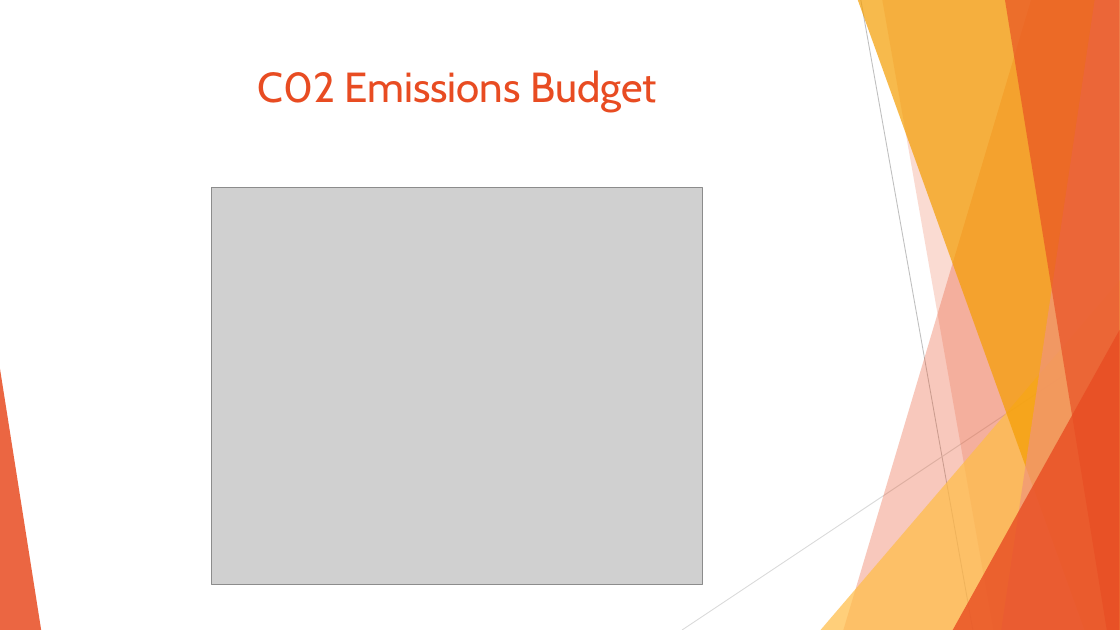
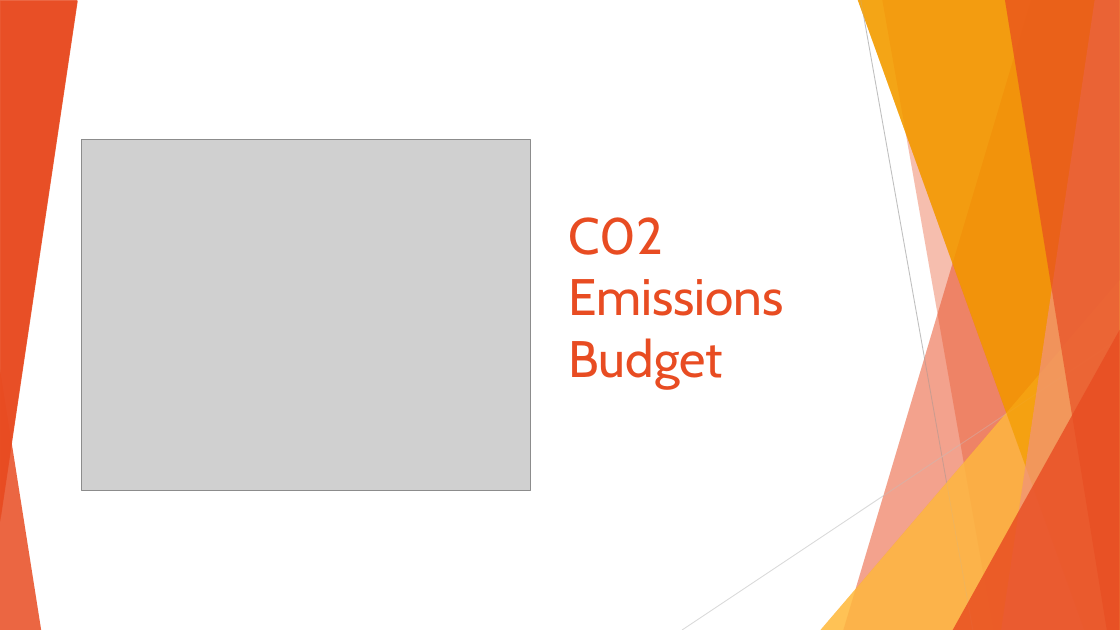
Before and after one commit to treybourgeois/nss_capstone_2021, a slide deck: slide 15 of data2/capstone_presentation.pptx. Drawn at 1120x630 pixels with LibreOffice and Linux fonts; fonts in the diff are those of the drawing; grey boxes stand for pictures. Boxes give left, top, right and bottom in pixels: in the first picture for what was removed or moved away, otherwise in the second. Text is boxed around its words. In the diff, an @@ line names an element or a change of style, - is before the commit and + after.

```diff
--- a/data2/capstone_presentation.pptx
+++ b/data2/capstone_presentation.pptx
@@ group added at bbox=[0, 0, 1120, 630]: 5 freeform shapes, 3 triangles, 2 lines @@
@@ triangle added at bbox=[0, 1, 77, 522], fill #E84C22 at 85% opacity @@
@@ line removed from (861, 0) to (973, 630) @@
@@ title "C02 Emissions Budget": place and size @@
-title "C02 Emissions Budget" at bbox=[257, 70, 657, 112]
+title "C02 Emissions Budget" at bbox=[568, 217, 783, 388]
@@ title "C02 Emissions Budget" at bbox=[568, 217, 783, 388]: size 36 to 44 pt; alignment centre to left; vertical alignment top to bottom @@
@@ picture added at bbox=[82, 140, 530, 491] @@
@@ picture removed at bbox=[212, 188, 702, 585] @@
@@ line removed from (1120, 339) to (682, 630) @@
```
Also in this commit, not shown: 7 other slides changed, 9 other files.
